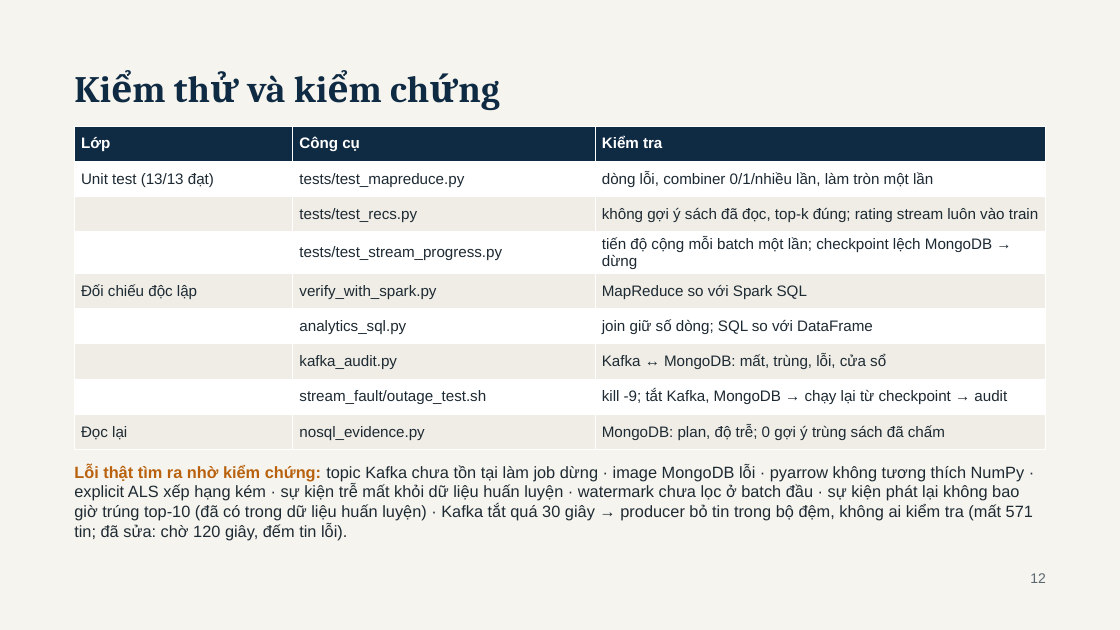
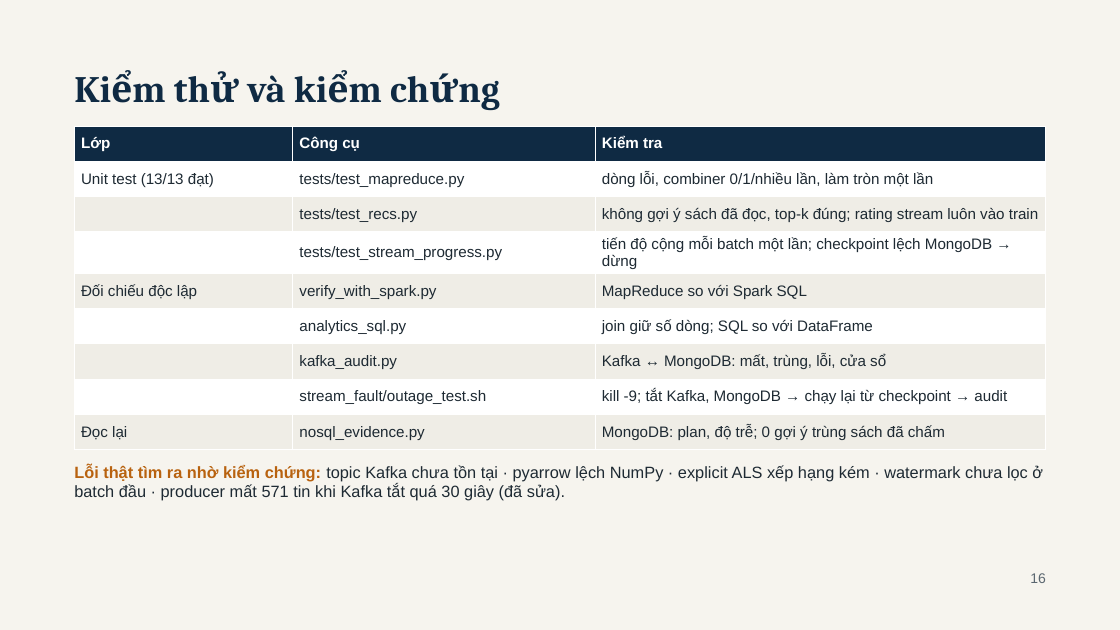
Before and after one commit to haoluonghuynhngoc/Group_06_BigData, a slide deck: slide 16 of Present/BookPulse - BDA501 Session 10 Final Presentation.pptx (slide 12 before the commit). Drawn at 1120x630 pixels with LibreOffice and Linux fonts; fonts in the diff are those of the drawing. Boxes give left, top, right and bottom in pixels: in the first picture for what was removed or moved away, otherwise in the second. Text is boxed around its words. In the diff, an @@ line names an element or a change of style, - is before the commit and + after.

Commit message:
Decks: Session 10 adds agenda, batch 4-step, one-event stream flow, fixes-after-review, detail architecture next to overview; Session 8 reworked as why topic -> architecture -> what it implies, team title, demo slide; slimmer detail diagram, shorter text; scripts, Q&A and demo refs renumbered

```diff
--- a/Present/BookPulse - BDA501 Session 10 Final Presentation.pptx
+++ b/Present/BookPulse - BDA501 Session 10 Final Presentation.pptx
@@ text at [74,465,1043,501]: text changed @@
-Lỗi thật tìm ra nhờ kiểm chứng: topic Kafka chưa tồn tại làm job dừng · image MongoDB lỗi · pyarrow không tương thích NumPy · explicit ALS xếp hạng kém · sự kiện trễ mất khỏi dữ liệu huấn luyện · watermark chưa lọc ở batch đầu · sự kiện phát lại không bao giờ trúng top-10 (đã có trong dữ liệu huấn luyện) · Kafka tắt quá 30 giây → producer bỏ tin trong bộ đệm, không ai kiểm tra (mất 571 tin; đã sửa: chờ 120 giây, đếm tin lỗi).
+Lỗi thật tìm ra nhờ kiểm chứng: topic Kafka chưa tồn tại · pyarrow lệch NumPy · explicit ALS xếp hạng kém · watermark chưa lọc ở batch đầu · producer mất 571 tin khi Kafka tắt quá 30 giây (đã sửa).
@@ text at [1030,573,1046,583]: text changed @@
-12
+16
```
Also in this commit, not shown: 14 other slides changed, 4 slides added, 5 other files.
